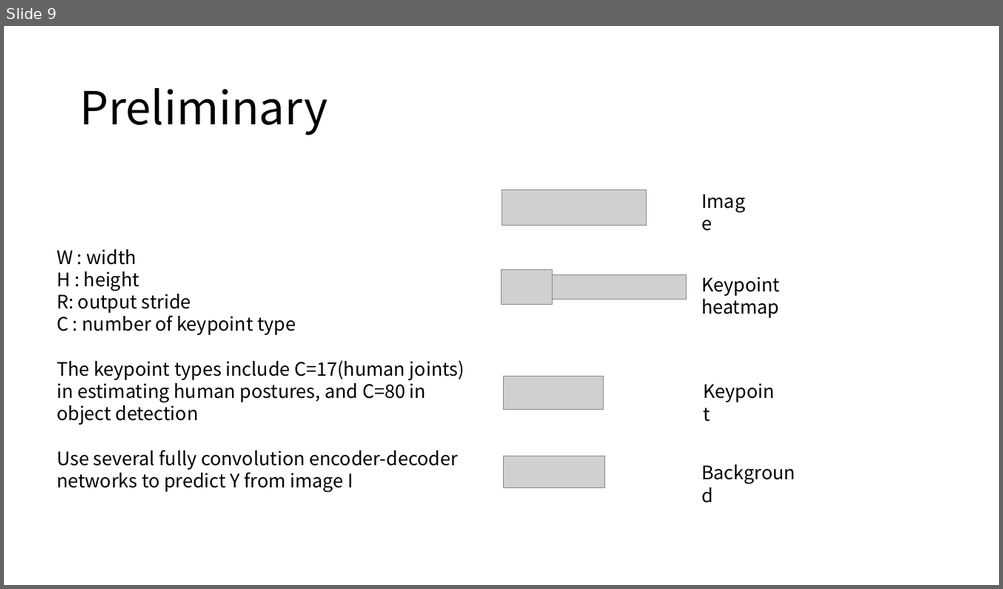
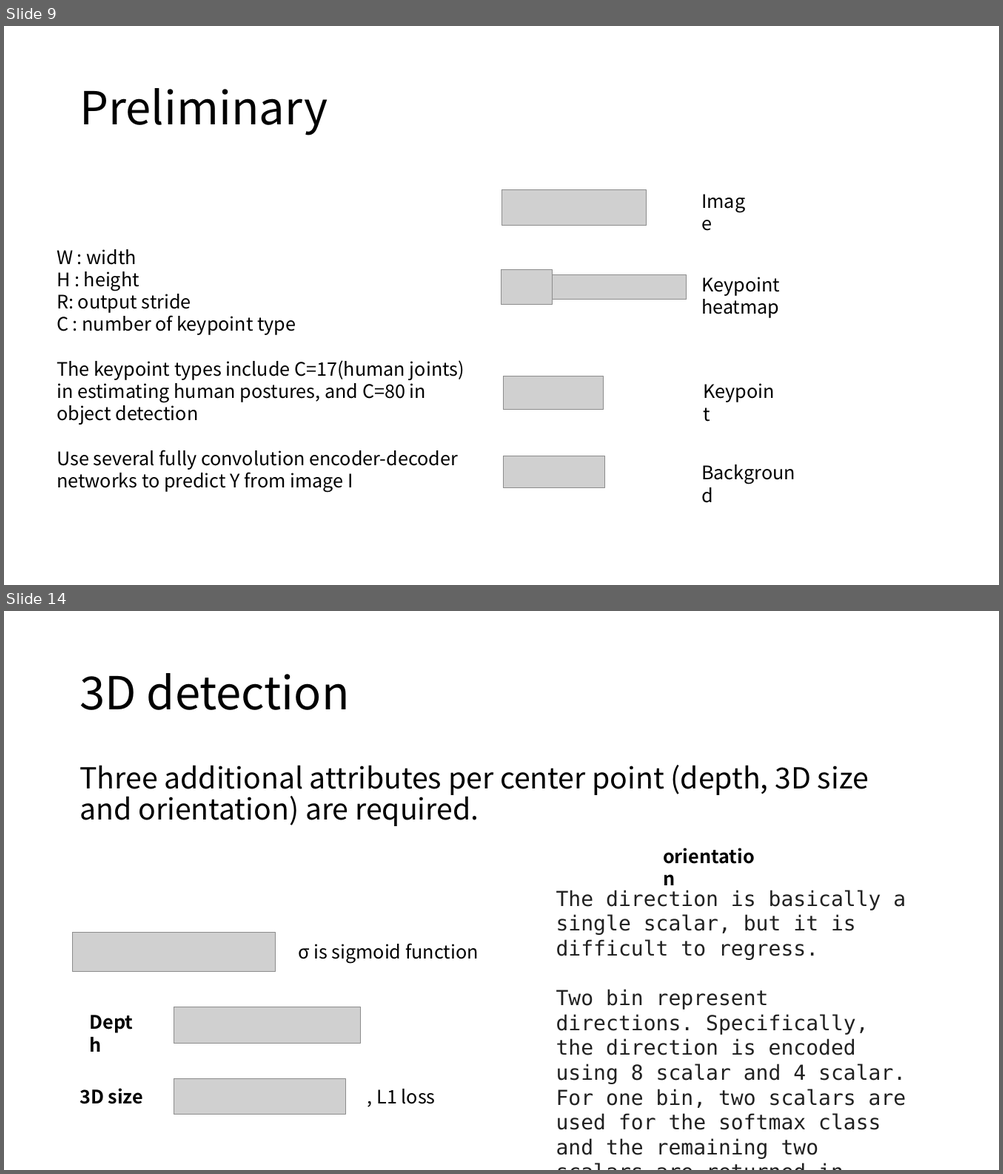
Before and after one commit to jjeamin/jjeamin.github.io, a slide deck: _posts/ppt/CenterNet.pptx. Shown one above the other, each under a label of ours: slide 9 before the commit, slides 9 and 14 after it; the slides between them are not shown. The pictures are 1003x589 and 1003x1174 pixels, drawn with LibreOffice and Linux fonts; fonts in the diff are those of the drawing; grey boxes stand for pictures. Boxes give left, top, right and bottom in pixels: in the first picture for what was removed or moved away, otherwise in the second. Text is boxed around its words. In the diff, an @@ line names an element or a change of style, - is before the commit and + after.

Commit message:
UPDATE centernet

```diff
--- a/_posts/ppt/CenterNet.pptx
+++ b/_posts/ppt/CenterNet.pptx
@@ slide 14 added at [4, 611, 999, 1170], background #FFFFFF @@
@@ title added at [79, 673, 350, 710], 44 pt, text #000000 @@
+3D detection
@@ text added at [79, 765, 868, 826], 28 pt, text #000000 @@
+Three additional attributes per center point (depth, 3D size and orientation) are required.
@@ text added at [655, 842, 771, 871], 18 pt, text #000000, bold @@
+orientation
@@ text added at [556, 890, 906, 1159], 20 pt, text #212121 @@
+The direction is basically a single scalar, but it is difficult to regress.
+Two bin represent directions. Specifically, the direction is encoded using 8 scalar and 4 scalar. For one bin, two scalars are used for the softmax class and the remaining two scalars are returned in angles within each bin.
@@ picture added at [73, 933, 276, 972] @@
@@ text added at [298, 943, 478, 963], 18 pt, text #000000 @@
+σ is sigmoid function
@@ text added at [82, 1008, 152, 1038], 18 pt, text #000000, bold @@
+Depth
@@ picture added at [174, 1008, 361, 1044] @@
@@ text added at [79, 1088, 143, 1105], 18 pt, text #000000, bold @@
+3D size
@@ picture added at [174, 1079, 346, 1116] @@
@@ text added at [376, 1089, 435, 1105], 18 pt, text #000000 @@
+, L1 loss
```
Also in this commit, not shown: 1 slide changed, 14 other slides added, 1 other file.
